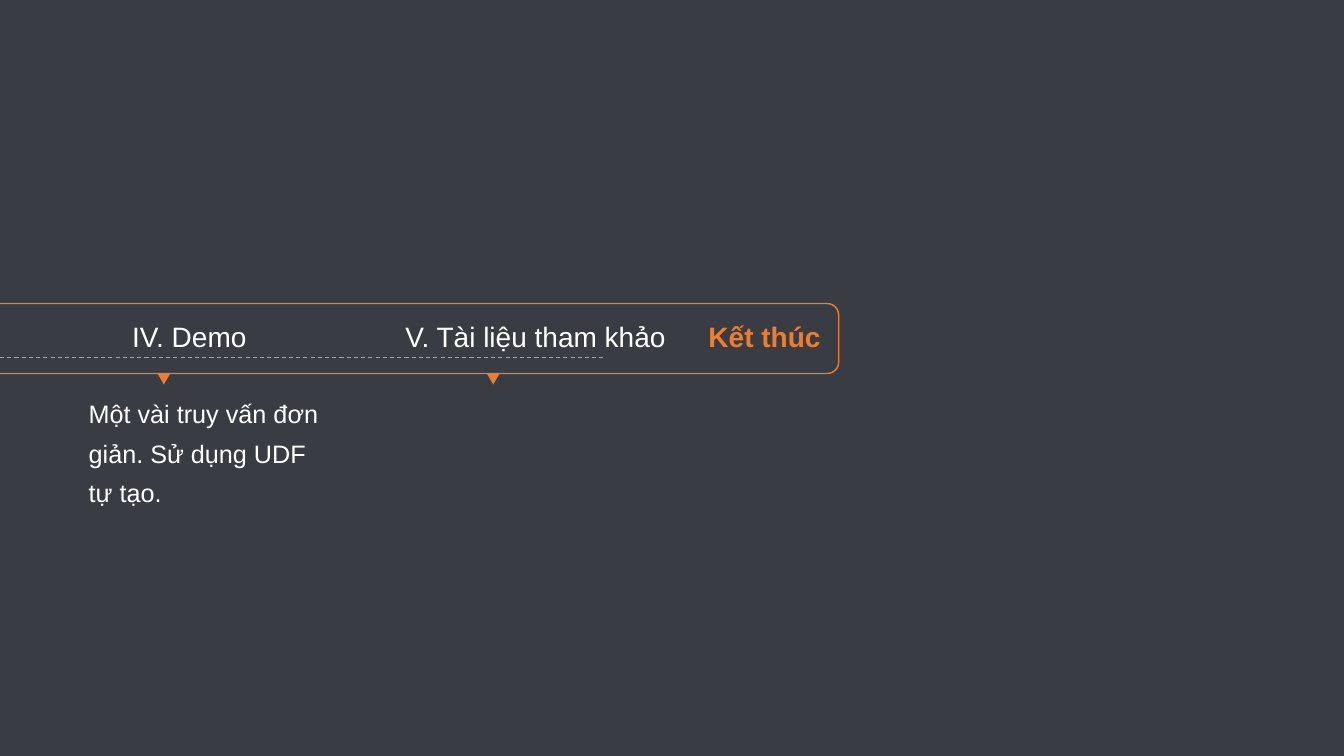
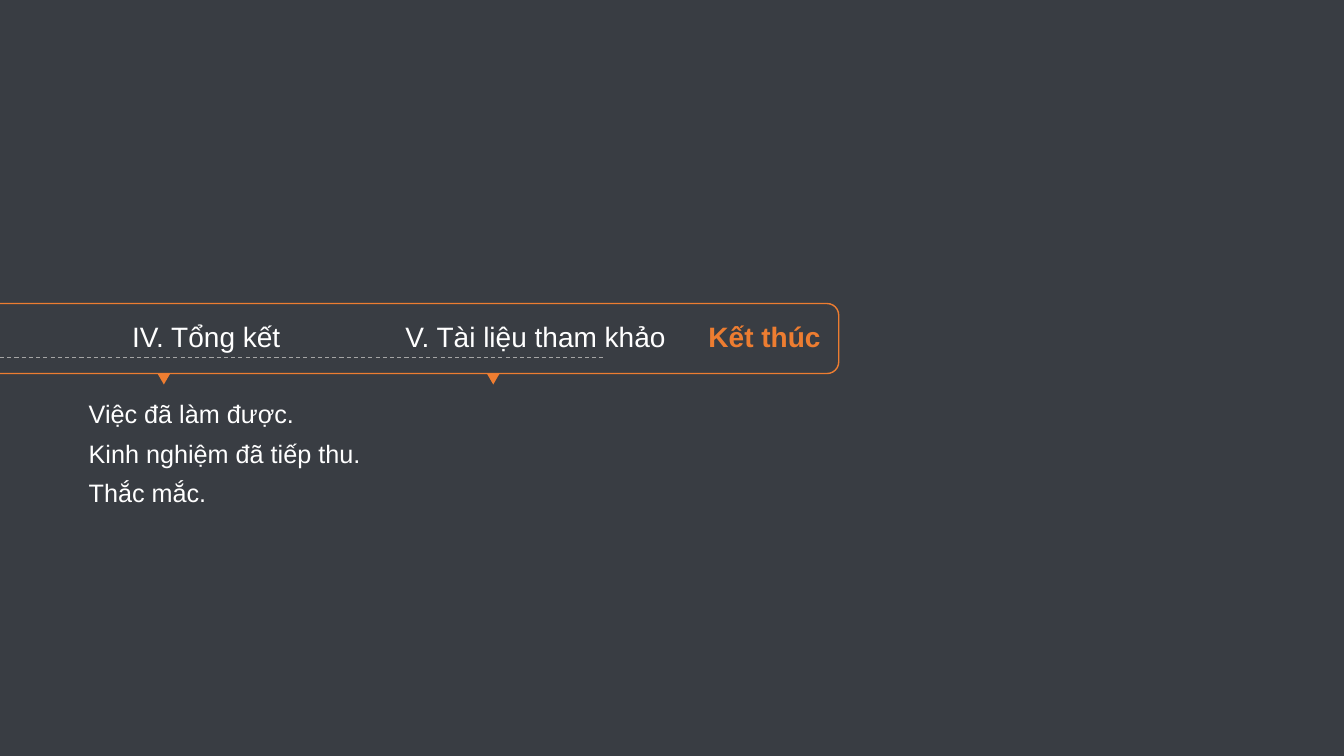
Before and after one commit to vietph34/DS_Final_project, a slide deck: slide 3 of doc/report.pptx. Drawn at 1344x756 pixels with LibreOffice and Linux fonts; fonts in the diff are those of the drawing. Boxes give left, top, right and bottom in pixels: in the first picture for what was removed or moved away, otherwise in the second. Text is boxed around its words. In the diff, an @@ line names an element or a change of style, - is before the commit and + after.

```diff
--- a/doc/report.pptx
+++ b/doc/report.pptx
@@ text at [132, 325, 280, 352]: text changed @@
-IV. Demo
+IV. Tổng kết
@@ text at [89, 404, 360, 503]: text changed @@
-Một vài truy vấn đơn giản. Sử dụng UDF tự tạo.
+Việc đã làm được.
+Kinh nghiệm đã tiếp thu.
+Thắc mắc.
```
Also in this commit, not shown: 7 other slides changed, 2 slides added, 1 slide removed.
